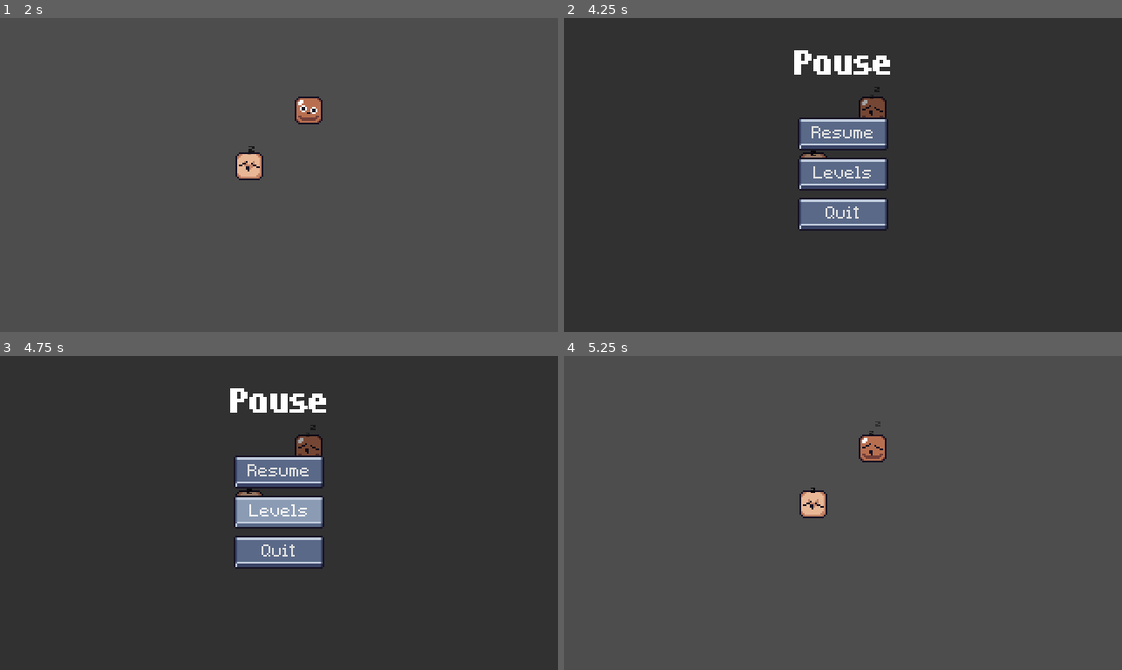
Above: before the commit, frames 1-4 (two rows, left to right).
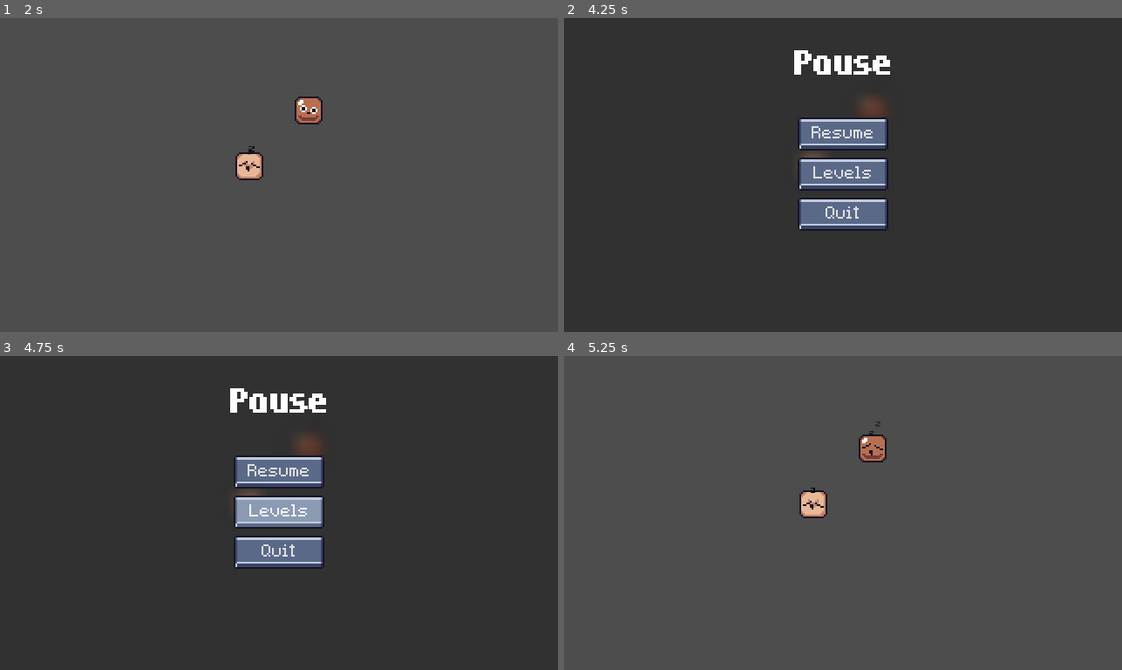
Above: after the commit, the same moments.

Repository: ARKANYOTA/globs
Game: Godot game, scene res://scenes/scene_1.tscn
Same seed, same stepped clock (60 frames per second), same inputs: the game is played once before the commit and once after it. This scene is started directly instead of the project's main scene.
Inputs (mouse positions are in pixels of both pictures, inside the frame that each line leads up to):
- Up to frame 1 (2 s): tap Enter (ui_accept) at 0.5 s; drag from (306, 109) to (251, 165) at 0.52 s; drag from (306, 109) to (251, 165) at 1.27 s
- Up to frame 2 (4.25 s): press the mouse at (815, 165) at 2.03 s; hold Left (ui_left) 2.03-2.75 s; release the mouse at (815, 165) at 2.75 s; drag from (815, 165) to (870, 109) at 2.77 s; tap Enter (ui_accept) at 3.5, 3.77 s; move the mouse to (1010, 222) at 3.52 s; press the mouse at (1010, 222) at 3.53 s; hold Right (ui_right) from 3.53 s (still down); tap Escape (pause) at 4.15 s
- Up to frame 3 (4.75 s): release Right (ui_right) at 4.25 s; release the mouse at (446, 560) at 4.25 s; drag from (111, 465) to (251, 503) at 4.27 s
- Up to frame 4 (5.25 s): click "Resume" at 5 s

Frame 1 is identical in both runs. In frame 2, 0.4% of the frame differs, in the area x 42-58%, y 21-45%; in frame 3, 0.4%; in frame 4, nothing differs.

Commit message:
Basic sound effects

Diff:
--- a/scenes/block.tscn
+++ b/scenes/block.tscn
@@ -10,12 +10,15 @@
 [ext_resource type="Texture2D" uid="uid://c70i3eqwhe2lt" path="res://assets/images/face_animation/poker.png" id="6_td4wk"]
 [ext_resource type="Texture2D" uid="uid://betdqfksaytu1" path="res://assets/images/face_animation/sleeping.png" id="8_mafe0"]
 [ext_resource type="Texture2D" uid="uid://d1sgc6ft8ejni" path="res://assets/images/particle/z.png" id="9_ortey"]
+[ext_resource type="AudioStream" uid="uid://cap752scuhqfu" path="res://assets/sounds/select_block_2.ogg" id="12_ai6ur"]
+[ext_resource type="AudioStream" uid="uid://bb2yl7fhkkfol" path="res://assets/sounds/select_block_3.ogg" id="13_a0xqu"]
+[ext_resource type="AudioStream" uid="uid://bd0ykgemykmyk" path="res://assets/sounds/block_slide.wav" id="13_rj0j7"]
 
 [sub_resource type="OccluderPolygon2D" id="OccluderPolygon2D_nbgqd"]
 resource_local_to_scene = true
 polygon = PackedVector2Array(-8, -8, 8, -8, 8, 8, -8, 8)
 
-[sub_resource type="RectangleShape2D" id="RectangleShape2D_bxce6"]
+[sub_resource type="RectangleShape2D" id="RectangleShape2D_xm33v"]
 size = Vector2(16, 48)
 
 [sub_resource type="AtlasTexture" id="AtlasTexture_s8rpv"]
@@ -307,6 +310,18 @@
 [sub_resource type="Gradient" id="Gradient_55yeh"]
 offsets = PackedFloat32Array(0, 0.420732, 0.957317)
 colors = PackedColorArray(0, 0, 0, 0, 0, 0, 0, 1, 0, 0, 0, 0)
+
+[sub_resource type="AudioStreamRandomizer" id="AudioStreamRandomizer_fl51n"]
+playback_mode = 1
+random_pitch = 1.1
+streams_count = 2
+stream_0/stream = ExtResource("12_ai6ur")
+stream_1/stream = ExtResource("13_a0xqu")
+
+[sub_resource type="AudioStreamRandomizer" id="AudioStreamRandomizer_avj4k"]
+random_pitch = 1.5
+streams_count = 1
+stream_0/stream = ExtResource("13_rj0j7")
 
 [node name="Block" type="CharacterBody2D"]
 collision_layer = 2
@@ -372,6 +387,16 @@
 scale_amount_min = 0.5
 color_ramp = SubResource("Gradient_55yeh")
 
+[node name="Audio" type="Node2D" parent="."]
+
+[node name="ClickAudio" type="AudioStreamPlayer2D" parent="Audio"]
+stream = SubResource("AudioStreamRandomizer_fl51n")
+volume_db = 5.0
+
+[node name="SlideAudio" type="AudioStreamPlayer2D" parent="Audio"]
+stream = SubResource("AudioStreamRandomizer_avj4k")
+volume_db = 6.0
+
 [connection signal="clicked_outside_area" from="UnClickArea" to="." method="_on_un_click_area_clicked_outside_area"]
 [connection signal="clicked" from="ClickArea" to="." method="_on_click_area_clicked"]
 [connection signal="clicked_outside_area" from="ClickArea" to="." method="_on_click_area_clicked_outside_area"]
--- a/scenes/pause_menu.tscn
+++ b/scenes/pause_menu.tscn
@@ -1,11 +1,16 @@
-[gd_scene load_steps=15 format=3 uid="uid://bmdbgomhamteh"]
+[gd_scene load_steps=17 format=3 uid="uid://bmdbgomhamteh"]
 
 [ext_resource type="Script" path="res://scripts/pause_menu.gd" id="1_ngvjp"]
+[ext_resource type="Shader" path="res://shaders/pause_menu_background.gdshader" id="2_0ckwp"]
 [ext_resource type="FontFile" uid="uid://b3ayaf2x5qddk" path="res://assets/fonts/hardpixel.otf" id="2_jsohw"]
 [ext_resource type="FontFile" uid="uid://djmgql28si3cf" path="res://assets/fonts/EXEPixelPerfect.ttf" id="3_7nbsy"]
 [ext_resource type="StyleBox" uid="uid://d1obvum2g2cax" path="res://assets/textures/option_button_texture.tres" id="3_7plsw"]
 [ext_resource type="StyleBox" uid="uid://dv3miaelc86gy" path="res://assets/textures/option_button_texture_pressed.tres" id="4_ahfmc"]
 [ext_resource type="StyleBox" uid="uid://dbwx70quhf42b" path="res://assets/textures/option_button_texture_hover.tres" id="5_6ml0v"]
+
+[sub_resource type="ShaderMaterial" id="ShaderMaterial_hnp6j"]
+shader = ExtResource("2_0ckwp")
+shader_parameter/amount = 3.0
 
 [sub_resource type="LabelSettings" id="LabelSettings_ahekt"]
 font = ExtResource("2_jsohw")
@@ -34,8 +39,19 @@
 grow_vertical = 2
 script = ExtResource("1_ngvjp")
 
-[node name="ColorBackground" type="ColorRect" parent="."]
+[node name="DarkBlackground" type="ColorRect" parent="."]
 z_index = -200
+layout_mode = 1
+anchors_preset = 15
+anchor_right = 1.0
+anchor_bottom = 1.0
+grow_horizontal = 2
+grow_vertical = 2
+color = Color(0, 0, 0, 0.364706)
+
+[node name="BlurBackground" type="ColorRect" parent="."]
+z_index = -200
+material = SubResource("ShaderMaterial_hnp6j")
 layout_mode = 1
 anchors_preset = 15
 anchor_right = 1.0
--- a/scenes/scale_handle.tscn
+++ b/scenes/scale_handle.tscn
@@ -5,8 +5,8 @@
 [ext_resource type="Texture2D" uid="uid://d3yvhibvybfbx" path="res://assets/images/ui/handle.png" id="3_kc6dc"]
 [ext_resource type="Texture2D" uid="uid://d28ls2t8m3y00" path="res://assets/images/ui/direction_indicator.png" id="4_67e2x"]
 
-[sub_resource type="RectangleShape2D" id="RectangleShape2D_ptctu"]
-size = Vector2(6, 6)
+[sub_resource type="RectangleShape2D" id="RectangleShape2D_grybu"]
+size = Vector2(8, 8)
 
 [node name="ScaleHandle" instance=ExtResource("1_okygb")]
 script = ExtResource("2_a5u7l")
@@ -17,7 +17,7 @@
 debug_color = Color(0.687518, 0.63562, 0, 0.5)
 
 [node name="ClickAreaCollisionShape" parent="." index="0"]
-shape = SubResource("RectangleShape2D_ptctu")
+shape = SubResource("RectangleShape2D_grybu")
 debug_color = Color(0.687518, 0.63562, 0, 0.5)
 
 [node name="Sprite" parent="." index="1"]
--- a/scripts/autoload/game_manager.gd
+++ b/scripts/autoload/game_manager.gd
@@ -1,16 +1,20 @@
 extends Node
 
 var cursor = load("res://assets/images/ui/cursor_big.png")
+var cursor_click = load("res://assets/images/ui/cursor_click_big.png")
 
 func win():
 	LevelData.increment_level_and_change_scene()
 
 func _ready():
 	Input.set_custom_mouse_cursor(cursor)
-	#Input.set_custom_mouse_cursor(beam, Input.CURSOR_IBEAM)
+	#Input.set_custom_mouse_cursor(cursor_click, Input.CURSOR_IBEAM)
 
 func _process(delta):
-	pass
+	if Input.is_mouse_button_pressed(MOUSE_BUTTON_LEFT):
+		Input.set_custom_mouse_cursor(cursor_click)
+	else:
+		Input.set_custom_mouse_cursor(cursor)
 
 func before_scene_change():
 	BlockManagerAutoload.blocks.clear()
--- a/scripts/block.gd
+++ b/scripts/block.gd
@@ -70,6 +70,8 @@
 
 @onready var main := get_node("/root/Main")
 @onready var sleep_particles: CPUParticles2D = $Sleep/SleepParticles
+@onready var click_audio: AudioStreamPlayer2D = $Audio/ClickAudio
+@onready var slide_audio: AudioStreamPlayer2D = $Audio/SlideAudio
 
 var is_hovered := false
 var is_selected := false
@@ -138,6 +140,9 @@
 	extend_direction_indicator()
 	BlockManagerAutoload.on_select_block(self)
 
+	click_audio.pitch_scale = 1.0
+	click_audio.play()
+
 func unselect():
 	if not is_selected:
 		return
@@ -146,6 +151,9 @@
 	_hide_scale_handles()
 	retract_direction_indicator()
 	BlockManagerAutoload.on_unselect_block(self)
+
+	click_audio.pitch_scale = 0.8
+	click_audio.play()
 
 func get_dimensions():
 	return Vector2(left_extend_value + right_extend_value, up_extend_value + down_extend_value)
@@ -351,4 +359,7 @@
 		var val = max(0, pos_diff.y)
 		tween.tween_property(self, "down_extend_value", val, 0.3).set_ease(Tween.EASE_OUT)
 
+	if not slide_audio.is_playing():
+		slide_audio.play()
+
 	_update_scale_handles()
--- /dev/null
+++ b/shaders/pause_menu_background.gdshader
@@ -0,0 +1,19 @@
+shader_type canvas_item;
+
+uniform sampler2D screen_texture: hint_screen_texture, filter_linear_mipmap;
+uniform float amount: hint_range(0.0, 5.0);
+
+void vertex() {
+	// Called for every vertex the material is visible on.
+}
+
+void fragment() {
+	// Called for every pixel the material is visible on.
+	vec4 color = textureLod(screen_texture, SCREEN_UV, amount);
+	COLOR = color;
+}
+
+//void light() {
+	// Called for every pixel for every light affecting the CanvasItem.
+	// Uncomment to replace the default light processing function with this one.
+//}
Binary file added: assets/images/ui/cursor_click.png
Not shown, added: assets/images/ui/cursor_click.png.import
Binary file added: assets/images/ui/cursor_click_big.png
Not shown, added: assets/images/ui/cursor_click_big.png.import
Not shown, added: assets/images/ui/cursor_click_big.png.png.import
Not shown, added: assets/sounds/block_slide.wav.import
Not shown, added: assets/sounds/select_block.ogg.import
Not shown, added: assets/sounds/select_block_1.ogg.import
Not shown, added: assets/sounds/select_block_2.ogg.import
Not shown, added: assets/sounds/select_block_3.ogg.import
Not shown: 2 places in scenes/block.tscn that only renumber resources
Not shown: 1 places in scenes/level_select.tscn that only renumber resources
(and 5 more such lines)
